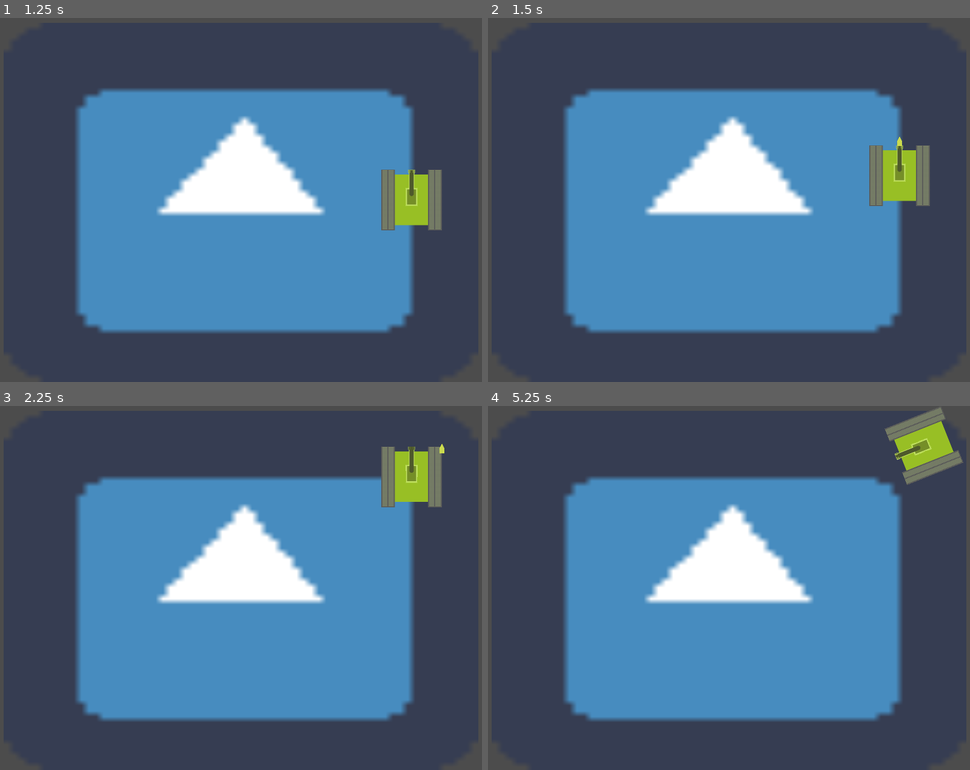
Above: before the commit, frames 1-4 (two rows, left to right).
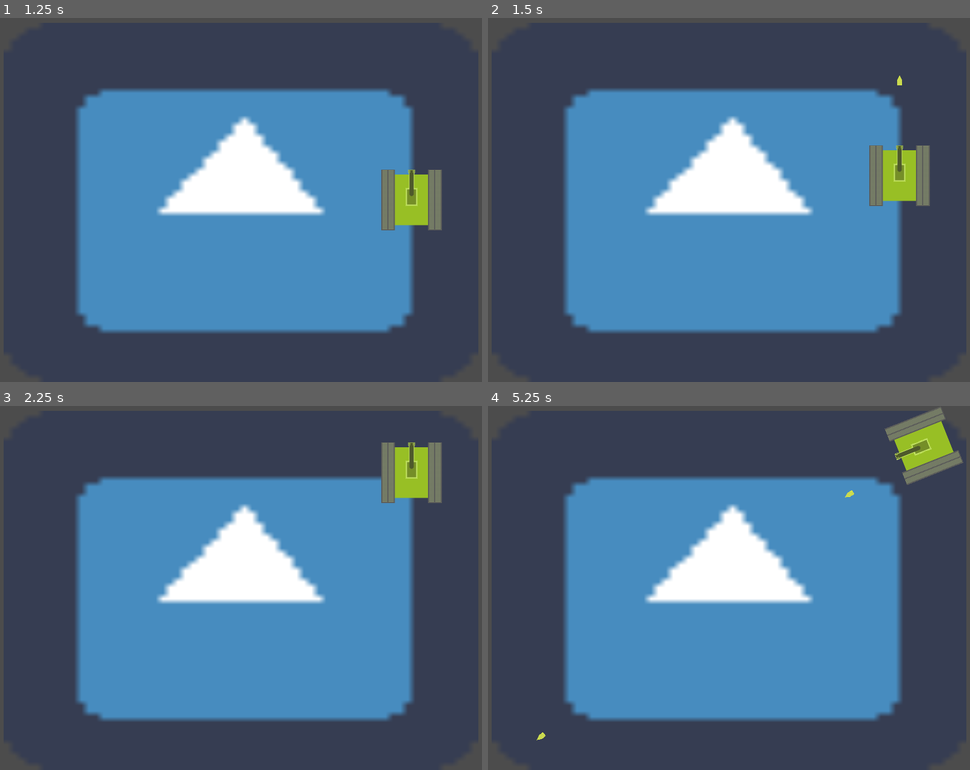
Above: after the commit, the same moments.

Repository: SergioJimenezM/proyectoTanks
Game: Godot game, scene res://escenas/MenuPrincipal.tscn
Two runs of this game, one before a commit and one after it. Both use one fixed random seed, a clock stepped at 60 frames per second and the inputs below. The engine's default icon, where the game draws it, is replaced by a stand-in: a white triangle on a blue panel in a dark square.
Inputs:
- Up to frame 1 (1.25 s): click "Nueva partida" at 0.5 s
- Up to frame 2 (1.5 s): tap Enter at 1.25 s; hold Up (ui_up) from 1.28 s (still down); hold Shift (ui_shoot) from 1.28 s (still down)
- Up to frame 3 (2.25 s): keep holding Up (ui_up); release Shift (ui_shoot) at 2.03 s; tap Shift (ui_shoot) at 2.1 s
- Up to frame 4 (5.25 s): release Up (ui_up) at 2.78 s; hold Shift (ui_shoot) 2.78-3.53 s; hold Left (ui_left) 2.78-4.28 s; tap Shift (ui_shoot) at 3.6, 5.1 s; hold Down (ui_down) 4.28-5.03 s; hold Shift (ui_shoot) 4.28-5.03 s; tap Space at 5 s; hold Right (ui_right) from 5.03 s (still down)

Frame 1 is identical in both runs. In frame 2, less than 0.1% of the frame differs, in the area x 84-86%, y 15-36%; in frame 3, 1.1%, in the area x 79-93%, y 10-28%; in frame 4, less than 0.1%.

Commit message:
ahora el disparo no saca al jugador del escenario, ahora cambia de dirección, ahora creo que si fue un dia productivo :D

Diff:
--- a/proyectoTanks/scripts/bala.gd
+++ b/proyectoTanks/scripts/bala.gd
@@ -6,7 +6,7 @@
 func inicio(pos, dir):
 	rotation = dir
 	position = pos
-	velocity = Vector2(speed, 0).rotated(rotation)
+	velocity = Vector2(0, -speed).rotated(rotation)
 
 func _physics_process(delta):
 	var collision = move_and_collide(velocity*delta)
--- a/proyectoTanks/scripts/jugador.gd
+++ b/proyectoTanks/scripts/jugador.gd
@@ -20,13 +20,12 @@
 		velocity = Vector2(0, -speed).rotated(rotation)
 	if(Input.is_action_pressed("ui_cancel")):
 		pass
-	if(Input.is_action_pressed("ui_shoot")):
+	if(Input.is_action_just_pressed("ui_shoot")):
 		shot()
-		pass
 
 func shot():
 	var nuevaBala = bala.instance()
-	nuevaBala.inicio($Position2D.global_position, $Position2D.rotation)
+	nuevaBala.inicio($Position2D.global_position, self.rotation)
 	get_parent().add_child(nuevaBala)
 
 func _physics_process(delta):
